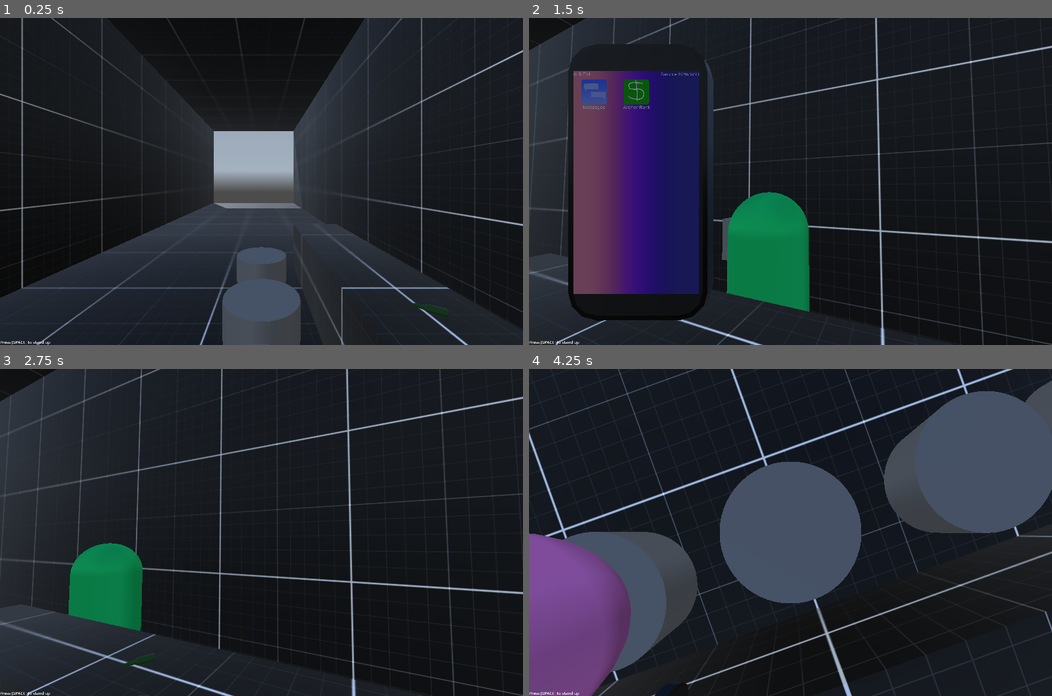
Above: before the commit, frames 1-4 (two rows, left to right).
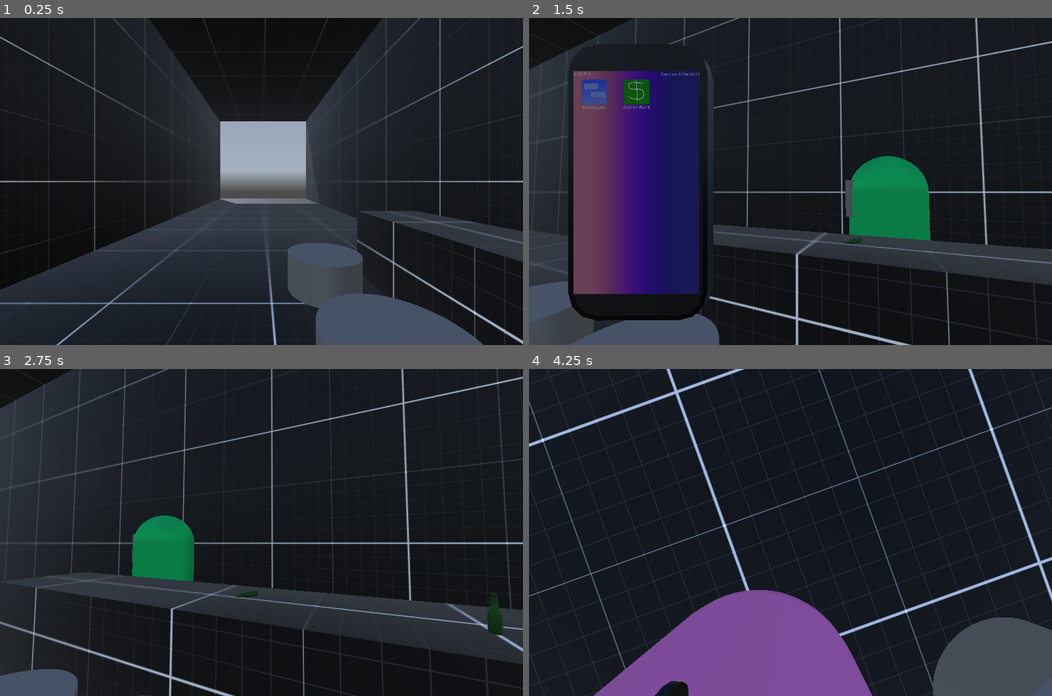
Above: after the commit, the same moments.

Repository: LucasMc17/One-Man-s-Trash
Game: Godot game, scene res://levels/level_01/root.tscn
The game is run twice, just before and just after one commit, with the same random seed, the same clock (stepped at 60 frames per second) and the same inputs. A sky picture missing from this copy of the repository is replaced by a grey-blue gradient.
Inputs (mouse positions are in pixels of both pictures, inside the frame that each line leads up to):
- Up to frame 1 (0.25 s): no input
- Up to frame 2 (1.5 s): tap Space (space) at 0.5, 1.25 s; move the mouse to (816, 181) at 0.52 s; hold W (move_forward) 0.53-1.25 s; hold Tab (phone) 0.53-1.25 s; tap Enter (enter) at 0.6 s; click (816, 181) at 0.67 s; drag from (685, 197) to (764, 246) at 1.27 s
- Up to frame 3 (2.75 s): tap Space (space) at 2 s; move the mouse to (313, 460) at 2.02 s; hold D (move_right) from 2.03 s (still down); hold Tab (phone) from 2.03 s (still down); tap Enter (enter) at 2.1 s
- Up to frame 4 (4.25 s): tap Space (space) at 2.75, 3.5 s; move the mouse to (785, 539) at 2.77 s; release D (move_right) at 2.78 s; release Tab (phone) at 2.78 s; hold W (move_forward) 2.78-3.53 s; tap Tab (phone) at 2.85, 3.8 s; click (785, 539) at 2.92 s; tap Enter (enter) at 3.05 s; move the mouse to (947, 581) at 3.52 s; hold A (move_left) from 3.53 s (still down); hold Space (space) from 3.53 s (still down)

The runs differ from the first frame. In frame 1, 20% of the frame differs, in the area x 0-100%, y 0-100%; in frame 2, 22%; in frame 3, 23%; in frame 4, 54%.

Commit message:
NPCs are no longer interactable if they have no talk tree

Diff:
--- a/interactables/interactable.gd
+++ b/interactables/interactable.gd
@@ -13,6 +13,7 @@
 		if COLLISION:
 			COLLISION.position = val
 		collision_position = val
+@export var ACTIVE := true
 
 @export_group("Config")
 @export var interact_button : InputEventKey
@@ -35,3 +36,6 @@
 func _ready():
 	COLLISION.shape = shape
 	COLLISION.position = collision_position
+
+func get_interactive() -> bool:
+	return ACTIVE
--- a/levels/level_01/root.tscn
+++ b/levels/level_01/root.tscn
@@ -135,7 +135,7 @@
 [node name="StateMachine" type="Node" parent="." node_paths=PackedStringArray("CURRENT_STATE")]
 unique_name_in_owner = true
 script = ExtResource("7_e1ace")
-CURRENT_STATE = NodePath("BartChat")
+CURRENT_STATE = NodePath("LookForScrewdriverState")
 metadata/_custom_type_script = "uid://cau1wg8ulku16"
 
 [node name="DebugState" type="Node" parent="StateMachine"]
--- a/levels/level_01/states/look_for_screwdriver_state.gd
+++ b/levels/level_01/states/look_for_screwdriver_state.gd
@@ -1,7 +1,20 @@
 extends LevelState
 
-var talk_tree = load(Paths.get_dialog_path('bart', 'stool_chat'))
+var bart_urge = load(Paths.get_dialog_path('bart', 'bathroom_chat', 'urge'))
+var bartender_dialog = load(Paths.get_dialog_path('bartender', 'ask_for_screwdriver'))
 
 func enter(previous_state, ext):
 	super(previous_state, ext)
-	Global.NPCS.Bart.TALK_TREE = talk_tree
+	Events.conversation_ended.connect(_on_conversation_ended)
+	Global.NPCS.Bart.TALK_TREE = bart_urge
+	Global.NPCS.Bartender.TALK_TREE = bartender_dialog
+
+func exit():
+	super()
+	Events.conversation_ended.disconnect(_on_conversation_ended)
+	Global.NPCS.Bartender.INTERACTABLE.monitorable = true
+
+func _on_conversation_ended(npc : NPC):
+	pass
+	if npc == Global.NPCS.Bartender:
+		npc.TALK_TREE = null
--- /dev/null
+++ b/scenes/characters/npcs/bartender/dialog/ask_for_screwdriver/index.tres
@@ -0,0 +1,63 @@
+[gd_resource type="Resource" script_class="TalkTree" load_steps=7 format=3 uid="uid://cq5n4dxfhcvbr"]
+
+[ext_resource type="Script" uid="uid://bymb602613n3g" path="res://assets/resources/talk_trees/talk_tree.gd" id="1_pvdp8"]
+
+[sub_resource type="Resource" id="Resource_kxukl"]
+script = ExtResource("1_pvdp8")
+PROMPT = "You're not gonna believe it. My friend, he went into the bathroom, and he dropped our hotel keycard through the grate in the floor. We have to get it out of there somewhere so we can get into our room tonight."
+DIALOGUE = "Oh, wow. That sucks. Yeah, I can check the back room though."
+PLAYER_OPTIONS = Array[ExtResource("1_pvdp8")]([])
+EXIT_OPTION = "Thanks, man, thanks a lot."
+CAMERA_ID = &""
+BEHAVIOR_FLAG = ""
+metadata/_custom_type_script = "uid://bymb602613n3g"
+
+[sub_resource type="Resource" id="Resource_qyk81"]
+script = ExtResource("1_pvdp8")
+PROMPT = "Oh no, I think I can make a normal sized one work. Might even be better, frankly."
+DIALOGUE = "...Uh huh. I'll check, gimme a sec."
+PLAYER_OPTIONS = Array[ExtResource("1_pvdp8")]([])
+EXIT_OPTION = "Thanks, I really appreciate it."
+CAMERA_ID = &""
+BEHAVIOR_FLAG = ""
+metadata/_custom_type_script = "uid://bymb602613n3g"
+
+[sub_resource type="Resource" id="Resource_b4107"]
+script = ExtResource("1_pvdp8")
+PROMPT = "It's-- it's my stupid phone. The back is coming off, but I have the screw. I just wanna screw it back on real quick before I lose it."
+DIALOGUE = "Huh. I don't know if I have one that small..."
+PLAYER_OPTIONS = Array[ExtResource("1_pvdp8")]([SubResource("Resource_qyk81")])
+EXIT_OPTION = ""
+CAMERA_ID = &""
+BEHAVIOR_FLAG = ""
+metadata/_custom_type_script = "uid://bymb602613n3g"
+
+[sub_resource type="Resource" id="Resource_aey1y"]
+script = ExtResource("1_pvdp8")
+PROMPT = "Oh, no, I mean an actual, physical screwdriver"
+DIALOGUE = "Oh. Uh... Maybe somewhere in the back room? I mean, why?"
+PLAYER_OPTIONS = Array[ExtResource("1_pvdp8")]([SubResource("Resource_kxukl"), SubResource("Resource_b4107")])
+EXIT_OPTION = ""
+CAMERA_ID = &""
+BEHAVIOR_FLAG = ""
+metadata/_custom_type_script = "uid://bymb602613n3g"
+
+[sub_resource type="Resource" id="Resource_pvdp8"]
+script = ExtResource("1_pvdp8")
+PROMPT = "Hey man, weird question, but do you have a screwdriver back there?"
+DIALOGUE = "I'm out of orange juice at the moment, but I can do a vodka cranberry?"
+PLAYER_OPTIONS = Array[ExtResource("1_pvdp8")]([SubResource("Resource_aey1y")])
+EXIT_OPTION = ""
+CAMERA_ID = &""
+BEHAVIOR_FLAG = ""
+metadata/_custom_type_script = "uid://bymb602613n3g"
+
+[resource]
+script = ExtResource("1_pvdp8")
+PROMPT = ""
+DIALOGUE = "What can I get you?"
+PLAYER_OPTIONS = Array[ExtResource("1_pvdp8")]([SubResource("Resource_pvdp8")])
+EXIT_OPTION = ""
+CAMERA_ID = &""
+BEHAVIOR_FLAG = ""
+metadata/_custom_type_script = "uid://bymb602613n3g"
--- a/scenes/characters/npcs/base_npc.gd
+++ b/scenes/characters/npcs/base_npc.gd
@@ -7,6 +7,7 @@
 @onready var ATTENTION_STATE_MACHINE := %AttentionStateMachine
 @onready var MOVEMENT_STATE_MACHINE := %MovementStateMachine
 @onready var DEBUG_LABEL := %DebugLabel
+@onready var INTERACTABLE := %Interactable
 
 var gravity = ProjectSettings.get_setting("physics/3d/default_gravity")
 var current_attention : NPCAttentionState:
--- a/scenes/characters/npcs/base_npc.tscn
+++ b/scenes/characters/npcs/base_npc.tscn
@@ -1,8 +1,9 @@
-[gd_scene load_steps=13 format=3 uid="uid://buguuxwjtfcow"]
+[gd_scene load_steps=14 format=3 uid="uid://buguuxwjtfcow"]
 
 [ext_resource type="PackedScene" uid="uid://cc3i1lkhw8w7t" path="res://interactables/Interactable.tscn" id="1_65blf"]
 [ext_resource type="Script" uid="uid://44ewrqrvbb6h" path="res://scenes/characters/npcs/base_npc.gd" id="1_wwrmc"]
 [ext_resource type="Script" uid="uid://cau1wg8ulku16" path="res://states/state_machine.gd" id="2_vy5f6"]
+[ext_resource type="Script" uid="uid://cycqlk1nnmnkj" path="res://scenes/characters/npcs/talk_interactable.gd" id="3_2gx3w"]
 [ext_resource type="Script" uid="uid://bunxtellu4roh" path="res://scenes/characters/npcs/states/movement_states/npc_idle_state.gd" id="4_iwxdd"]
 [ext_resource type="Script" uid="uid://befgswxuxfmxp" path="res://scenes/characters/npcs/states/attention_states/npc_attention_state.gd" id="6_c4o2l"]
 [ext_resource type="PackedScene" uid="uid://bghca01qsq1sq" path="res://debug/debug_ui/debug_label.tscn" id="7_2gx3w"]
@@ -34,10 +35,13 @@
 shape = SubResource("CapsuleShape3D_6qnc6")
 debug_color = Color(0, 0.6, 0.7, 0.42)
 
-[node name="Interactable" parent="." instance=ExtResource("1_65blf")]
-shape = SubResource("CapsuleShape3D_vy5f6")
+[node name="Interactable" parent="." node_paths=PackedStringArray("ACTOR") instance=ExtResource("1_65blf")]
+unique_name_in_owner = true
+script = ExtResource("3_2gx3w")
+ACTOR = NodePath("..")
+shape = SubResource("CapsuleShape3D_2gx3w")
 collision_position = Vector3(0, 1, 0)
-interact_button = SubResource("InputEventKey_wwrmc")
+interact_button = SubResource("InputEventKey_2gx3w")
 max_distance = 4.0
 message = "Press [E] to talk"
 interactable_key = &"npc"
--- /dev/null
+++ b/scenes/characters/npcs/talk_interactable.gd
@@ -0,0 +1,7 @@
+@tool
+class_name TalkInteractable extends Interactable
+
+@export var ACTOR : NPC
+
+func get_interactive() -> bool:
+	return super() and ACTOR.TALK_TREE != null
--- a/scenes/characters/player/player.gd
+++ b/scenes/characters/player/player.gd
@@ -30,7 +30,7 @@
 var looking_at : Interactable:
 	set(val):
 		if INTERACT_LABEL:
-			if val and current_attention.CAN_INTERACT:
+			if val:
 				INTERACT_LABEL.text = val.message
 			else:
 				INTERACT_LABEL.text = ''
@@ -142,9 +142,15 @@
 	else:
 		handle_idle_momentum(deceleration)
 
+func get_interactibility(collider : Node3D) -> bool:
+	return collider is Interactable \
+	and (collider.global_position - INTERACTOR.global_position).length() < collider.max_distance \
+	and collider.get_interactive() \
+	and !current_movement.BLOCKED_INTERACTABLES.has(collider.interactable_key)
+
 func update_interactor(_delta):
 	var coll = INTERACTOR.get_collider()
-	if coll is Interactable and (coll.global_position - INTERACTOR.global_position).length() < coll.max_distance and !current_movement.BLOCKED_INTERACTABLES.has(coll.interactable_key):
+	if get_interactibility(coll):
 		looking_at = coll
 	else:
 		looking_at = null
Not shown: 2 places in scenes/characters/npcs/bartender/bartender.tscn that only renumber resources
Not shown: 1 places in scenes/characters/npcs/base_npc.tscn that only renumber resources
Not shown, added: scenes/characters/npcs/talk_interactable.gd.uid
